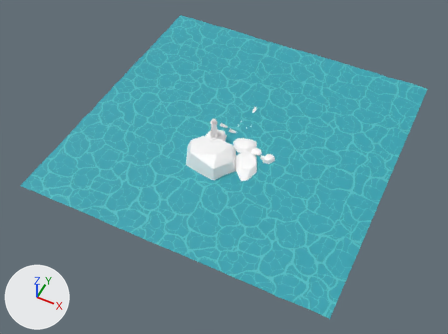
The FBX model Unity/Assets/Resources/Meshs/ChangJing/changjing6_2.fbx: old version first, new version second.
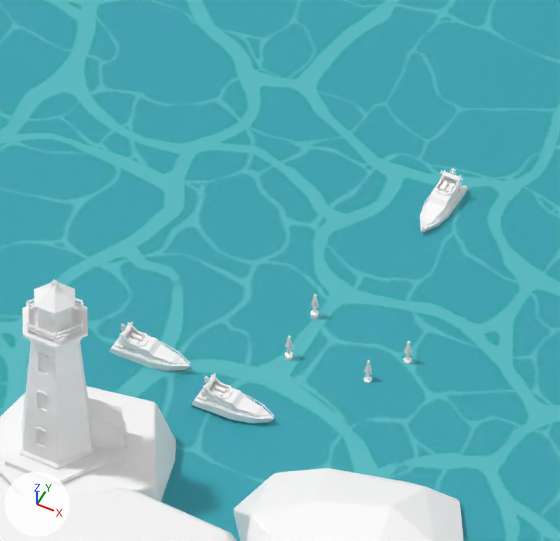
Each version appears first whole from a 50 mm camera at (303.0, -661.0, 730.0) aimed at (0.0, -55.0, -27.0), and next in a close-up on the part from 46% to 60% of the width and 27% to 44% of the height. The axes (+X, +Y, +Z) are drawn at lower left. The lights are the same throughout. Where no turn or scale is listed for an object, it has been applied to the vertices.

Objects in the first close-up: 'FuPiao_Red', 'FuPiao_Red1', 'FuPiao_Red4', 'FuPiao_Red7', 'KuaiTing', 'KuaiTing12', 'KuaiTing16', 'changjing6_2'.
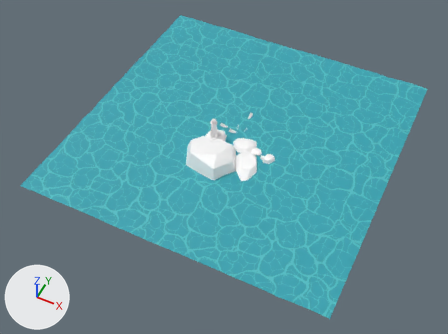
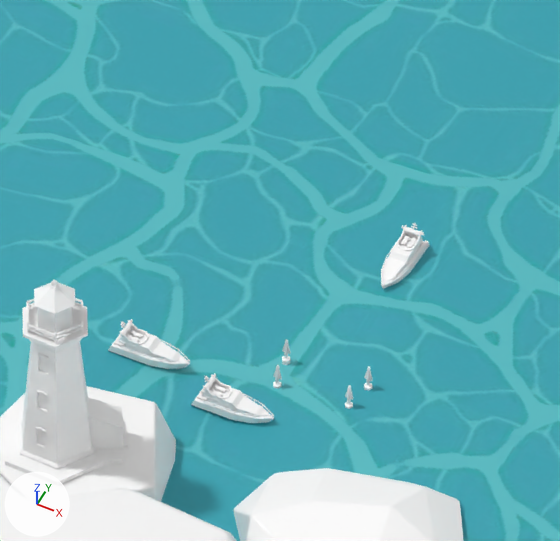
The change, as a diff of the scene's bpy script:
```diff
--- a/Unity/Assets/Resources/Meshs/ChangJing/changjing6_2.fbx.py
+++ b/Unity/Assets/Resources/Meshs/ChangJing/changjing6_2.fbx.py
@@ ob_fupiao_red7 @@
 ob_fupiao_red7 = bpy.data.objects.new('FuPiao_Red7', me_mesh_006)
-ob_fupiao_red7.location = (-8.3, 26.4, 2.9)
+ob_fupiao_red7.location = (-8.2, 14.7, 1.9)
@@ ob_kuaiting12 @@
 ob_kuaiting12 = bpy.data.objects.new('KuaiTing12', me_mesh)
-ob_kuaiting12.location = (0.0, 61.0, 2.6)
+ob_kuaiting12.location = (0.0, 44.5, 3.0)
@@ ob_fupiao_red @@
 ob_fupiao_red = bpy.data.objects.new('FuPiao_Red', me_mesh_005)
-ob_fupiao_red.location = (7.0, 15.9, 2.5)
+ob_fupiao_red.location = (6.7, 8.8, 2.5)
@@ ob_kuaiting @@
 ob_kuaiting = bpy.data.objects.new('KuaiTing', me_mesh_001)
-ob_kuaiting.location = (-30.1, 5.2, 1.5)
+ob_kuaiting.location = (-30.1, 5.2, 2.1)
@@ ob_fupiao_red4 @@
 ob_fupiao_red4 = bpy.data.objects.new('FuPiao_Red4', me_mesh_003)
-ob_fupiao_red4.location = (11.4, 23.0, 2.9)
+ob_fupiao_red4.location = (7.9, 14.1, 2.9)
@@ ob_fupiao_red1 @@
 ob_fupiao_red1 = bpy.data.objects.new('FuPiao_Red1', me_mesh_004)
-ob_fupiao_red1.location = (-8.3, 15.9, 1.8)
+ob_fupiao_red1.location = (-7.2, 9.0, 1.1)
```

Boxes [x1, y1, x2, y2] around the edits, measured in the close-ups (560 x 541 px):
'KuaiTing12', moved: before [420, 168, 468, 233]; after [381, 223, 430, 289]
'KuaiTing', moved: before [109, 321, 190, 371]; after [108, 319, 190, 369]
'FuPiao_Red7', moved: before [310, 294, 319, 319]; after [282, 339, 291, 365]
'FuPiao_Red1', moved: before [285, 335, 293, 361]; after [273, 365, 282, 389]
'FuPiao_Red4', moved: before [403, 341, 412, 364]; after [364, 366, 373, 391]
'FuPiao_Red', moved: before [364, 360, 372, 382]; after [345, 385, 353, 409]
